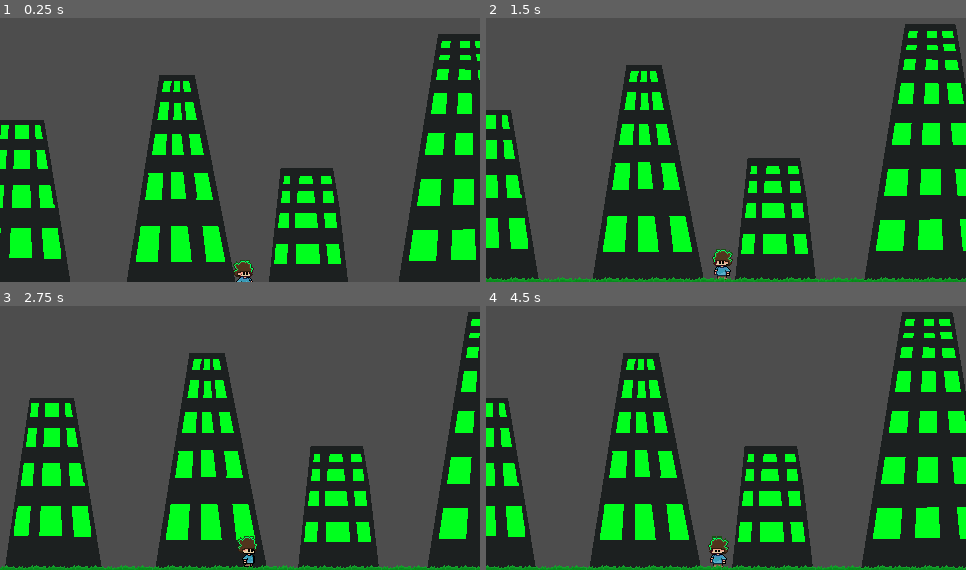
Above: before the commit, frames 1-4 (two rows, left to right).
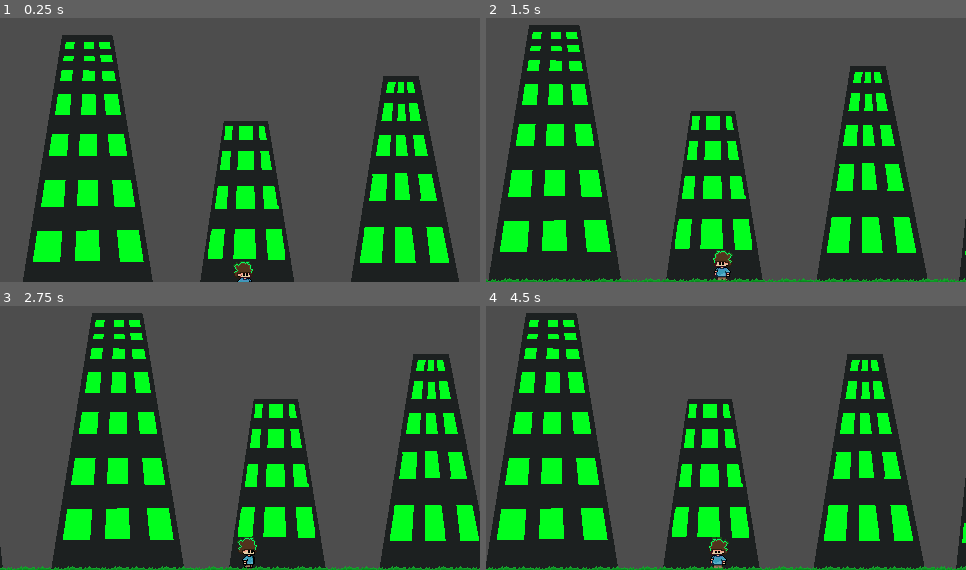
Above: after the commit, the same moments.

Repository: StudioXPEtudiant/25-26.M.S2.IDK
Game: Godot game, scene res://MAP1.tscn
Same seed, same stepped clock (60 frames per second), same inputs: the game is played once before the commit and once after it.
Inputs:
- Up to frame 1 (0.25 s): no input
- Up to frame 2 (1.5 s): hold D (Droite) 0.53-1.28 s; hold Ctrl (Control) 0.53-1.28 s; tap Space (Jump) at 0.77 s; hold A (Gauche) from 1.28 s (still down); tap Shift (Shift) at 1.35 s
- Up to frame 3 (2.75 s): tap Space (Jump) at 1.52 s; release A (Gauche) at 2.03 s; hold D (Droite) from 2.03 s (still down); hold Ctrl (Control) from 2.03 s (still down)
- Up to frame 4 (4.5 s): release Ctrl (Control) at 2.78 s; tap Shift (Shift) at 2.85, 4.35 s; tap Space (Jump) at 3.02, 3.77 s; release D (Droite) at 3.53 s; hold Ctrl (Control) 3.53-4.28 s; hold A (Gauche) from 3.53 s (still down)

The runs differ from the first frame. In frame 1, 58% of the frame differs, in the area x 0-100%, y 6-100%; in frame 2, 60%, in the area x 0-100%, y 2-100%; in frame 3, 56%; in frame 4, 60%.

Commit message:
position map

Diff:
--- a/MAP1.tscn
+++ b/MAP1.tscn
@@ -17,17 +17,19 @@
 position = Vector2(288, 295)
 
 [node name="Layer1" type="Node2D" parent="." node_paths=PackedStringArray("target")]
+position = Vector2(224, 1)
 script = ExtResource("3_n4i1j")
 target = NodePath("../CharacterBody2D")
 
 [node name="Area2D" type="Area2D" parent="Layer1"]
+position = Vector2(-271, 1)
 
 [node name="CollisionShape2D" type="CollisionShape2D" parent="Layer1/Area2D"]
 position = Vector2(0, 201.5)
 shape = SubResource("RectangleShape2D_74pnm")
 
 [node name="Area2D2" type="Area2D" parent="Layer1"]
-position = Vector2(587, 0)
+position = Vector2(316, 1)
 
 [node name="CollisionShape2D" type="CollisionShape2D" parent="Layer1/Area2D2"]
 position = Vector2(0, 201.5)
@@ -38,6 +40,7 @@
 scale = Vector2(31.28, 1)
 
 [node name="Layer3" type="Node2D" parent="." node_paths=PackedStringArray("target")]
+position = Vector2(224, 1)
 script = ExtResource("3_n4i1j")
 target = NodePath("../CharacterBody2D")
 
@@ -60,30 +63,33 @@
 texture = ExtResource("4_rk5y0")
 
 [node name="Area2D" type="Area2D" parent="Layer3"]
+position = Vector2(-271, 1)
 
 [node name="CollisionShape2D" type="CollisionShape2D" parent="Layer3/Area2D"]
 position = Vector2(0, 201.5)
 shape = SubResource("RectangleShape2D_74pnm")
 
 [node name="Area2D2" type="Area2D" parent="Layer3"]
-position = Vector2(587, 0)
+position = Vector2(316, 1)
 
 [node name="CollisionShape2D" type="CollisionShape2D" parent="Layer3/Area2D2"]
 position = Vector2(0, 201.5)
 shape = SubResource("RectangleShape2D_74pnm")
 
 [node name="Layer2" type="Node2D" parent="." node_paths=PackedStringArray("target")]
+position = Vector2(224, 1)
 script = ExtResource("3_n4i1j")
 target = NodePath("../CharacterBody2D")
 
 [node name="Area2D" type="Area2D" parent="Layer2"]
+position = Vector2(-271, 1)
 
 [node name="CollisionShape2D" type="CollisionShape2D" parent="Layer2/Area2D"]
 position = Vector2(0, 201.5)
 shape = SubResource("RectangleShape2D_74pnm")
 
 [node name="Area2D2" type="Area2D" parent="Layer2"]
-position = Vector2(587, 0)
+position = Vector2(316, 1)
 
 [node name="CollisionShape2D" type="CollisionShape2D" parent="Layer2/Area2D2"]
 position = Vector2(0, 201.5)
